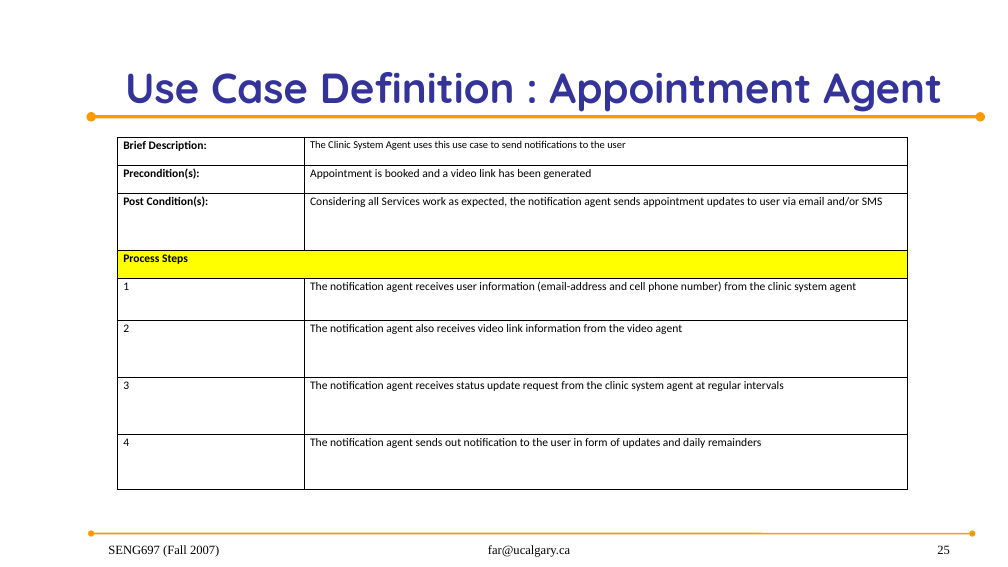
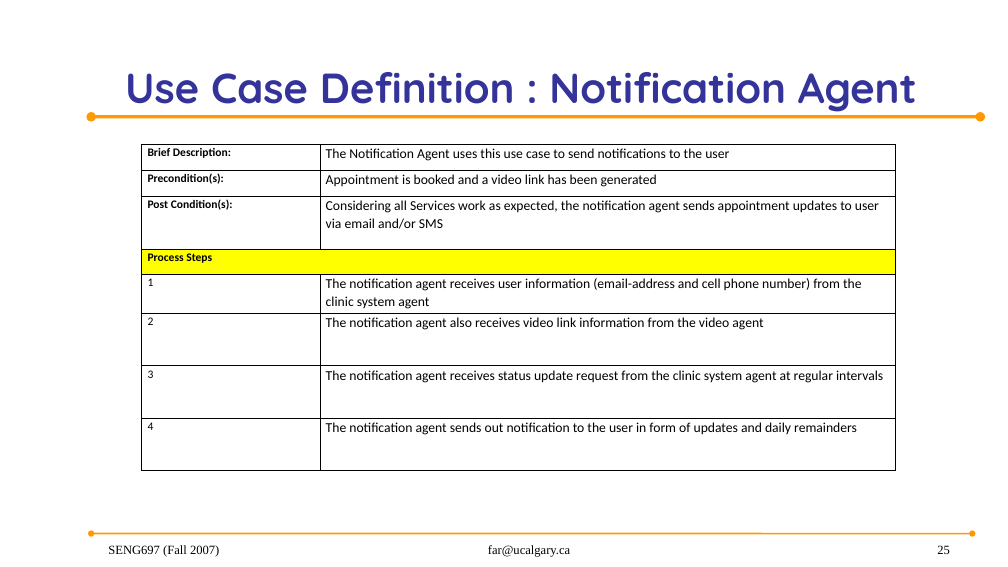
Before and after one commit to anish30145784/SENG696_GroupD, a slide deck: slide 25 of GroupD_ProjectPresentation.pptx. Drawn at 1008x567 pixels with LibreOffice and Linux fonts; fonts in the diff are those of the drawing; background and template pictures are left out. Boxes give left, top, right and bottom in pixels: in the first picture for what was removed or moved away, otherwise in the second. Text is boxed around its words. In the diff, an @@ line names an element or a change of style, - is before the commit and + after.

```diff
--- a/GroupD_ProjectPresentation.pptx
+++ b/GroupD_ProjectPresentation.pptx
@@ title at [125, 72, 917, 112]: text changed @@
-Use Case Definition : Appointment Agent
+Use Case Definition : Notification Agent
@@ table at [142, 144, 896, 470] @@
-row 1, column 2: The Clinic System Agent uses this use case to send notifications to the user
+row 1, column 2: The Notification Agent uses this use case to send notifications to the user
@@ size 11 to 13 pt in "Appointment is booked and a video link ...", "Considering all Services work as expected, the ...", "The notification agent receives user information (email-addr ...", "The notification agent also receives video link ..." and 2 more places @@
@@ table: place and size @@
-table at [118, 138, 908, 490]
+table at [142, 144, 896, 470]
```
Also in this commit, not shown: 6 other slides changed, 4 slides added.
